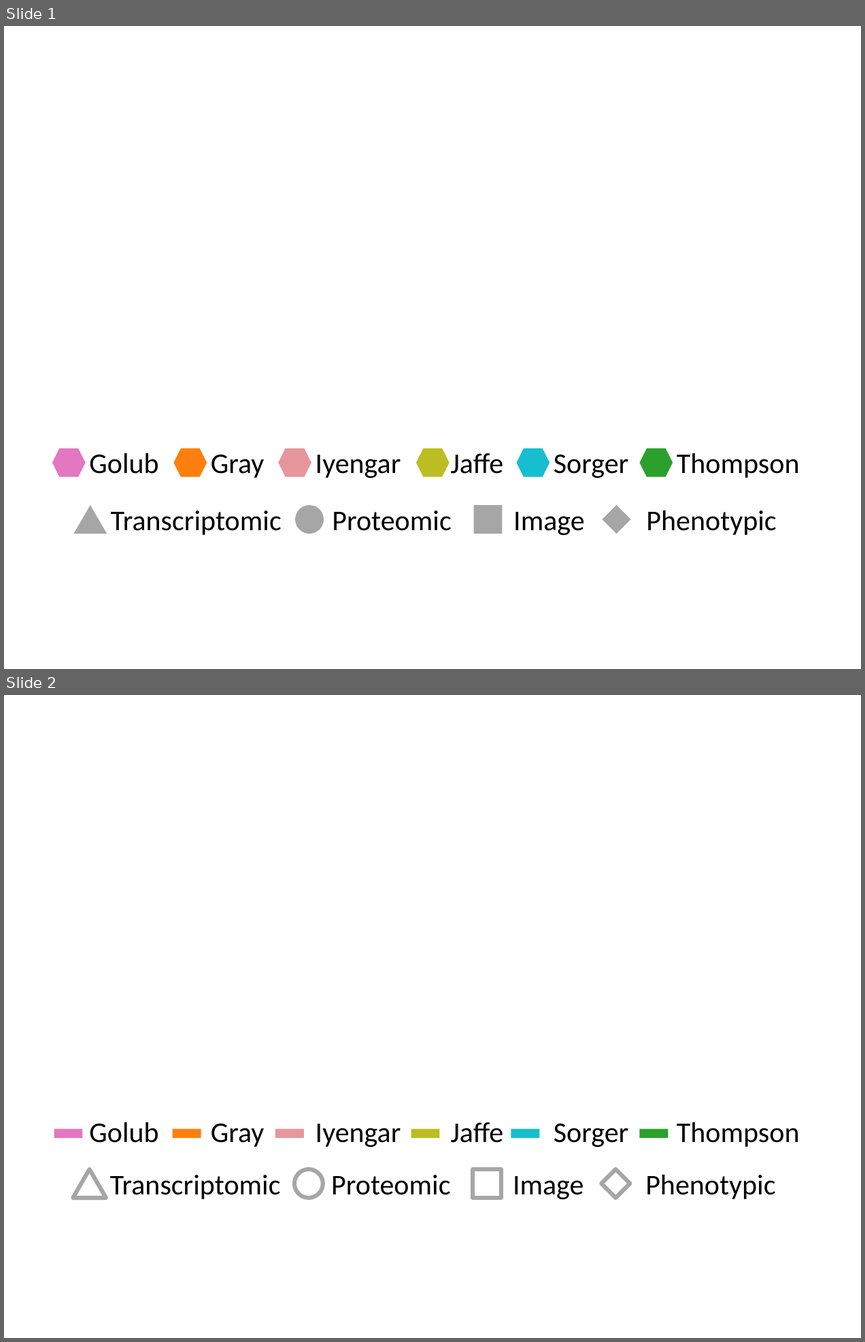
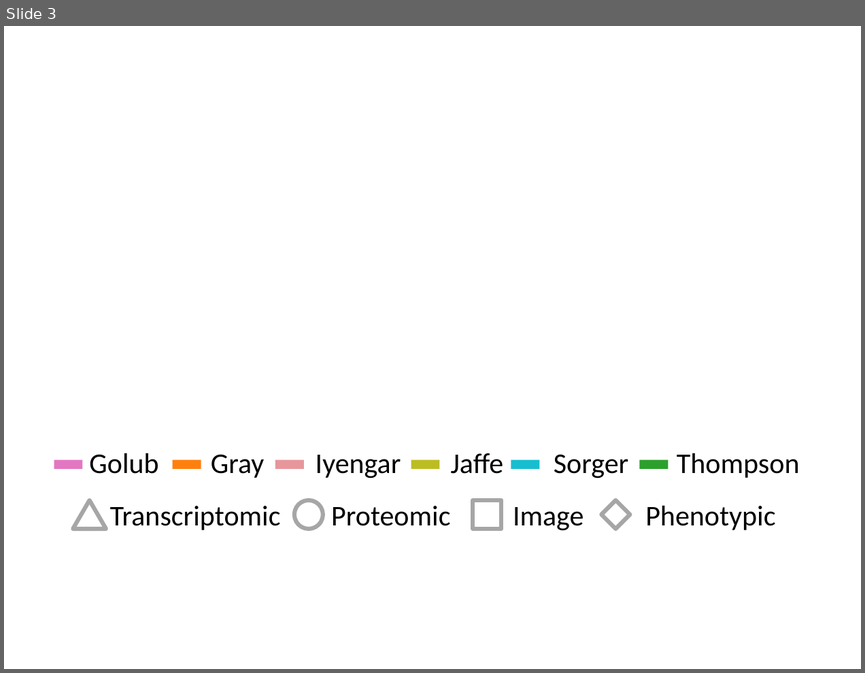
Before and after one commit to MaayanLab/milestones-viz, a slide deck: app/public/css/img/legend.pptx. Shown one above the other, each under a label of ours: slides 1 and 2 before the commit, slide 3 after it. The pictures are 865x1342 and 865x673 pixels, drawn with LibreOffice and Linux fonts; fonts in the diff are those of the drawing. Boxes give left, top, right and bottom in pixels: in the first picture for what was removed or moved away, otherwise in the second. Text is boxed around its words. In the diff, an @@ line names an element or a change of style, - is before the commit and + after.

```diff
--- a/app/public/css/img/legend.pptx
+++ b/app/public/css/img/legend.pptx
@@ slide 1 removed at box(4, 26, 861, 669), background #CCE8CF @@
@@ hexagon removed at box(52, 448, 86, 477) @@
@@ text removed at box(89, 452, 158, 473) @@
-Golub
@@ hexagon removed at box(173, 448, 207, 477) @@
@@ text removed at box(211, 454, 264, 478) @@
-Gray
@@ hexagon removed at box(278, 448, 311, 477) @@
@@ hexagon removed at box(416, 448, 449, 477) @@
@@ text removed at box(451, 453, 504, 473) @@
-Jaffe
@@ hexagon removed at box(516, 448, 550, 477) @@
@@ text removed at box(553, 454, 628, 478) @@
-Sorger
@@ hexagon removed at box(640, 448, 673, 477) @@
@@ text removed at box(677, 452, 800, 478) @@
-Thompson
@@ text removed at box(315, 454, 401, 478) @@
-Iyengar
@@ triangle removed at box(73, 505, 107, 533) @@
@@ text removed at box(111, 510, 281, 535) @@
-Transcriptomic
@@ ellipse removed at box(295, 505, 324, 533) @@
@@ text removed at box(332, 510, 451, 531) @@
-Proteomic
@@ rectangle removed at box(473, 505, 502, 533) @@
@@ text removed at box(513, 512, 584, 535) @@
-Image
@@ diamond removed at box(602, 505, 630, 533) @@
@@ text removed at box(646, 509, 776, 535) @@
-Phenotypic
@@ what was slide 2 is now slide 3 @@
```
Also in this commit, not shown: 2 slides added, 12 other files.
